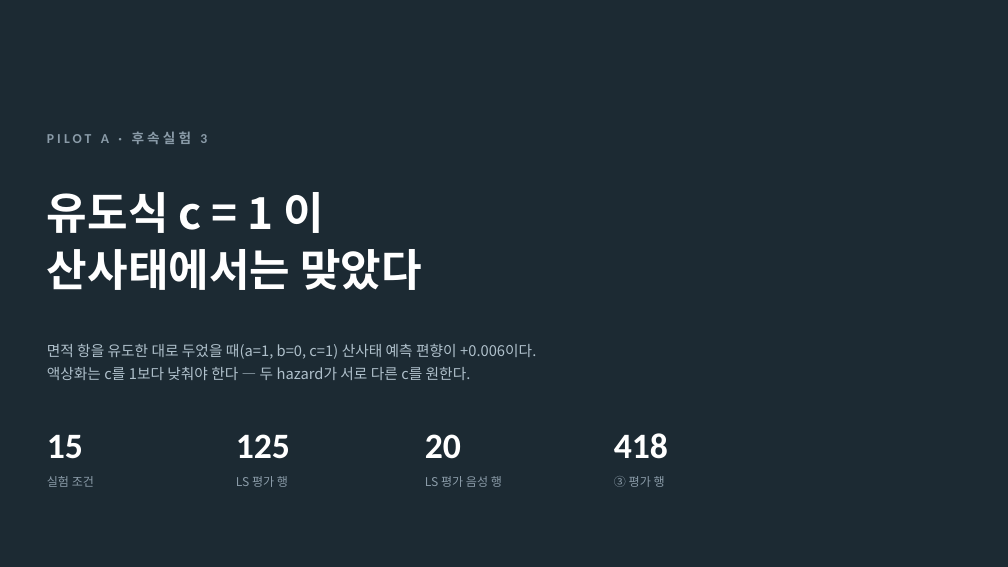
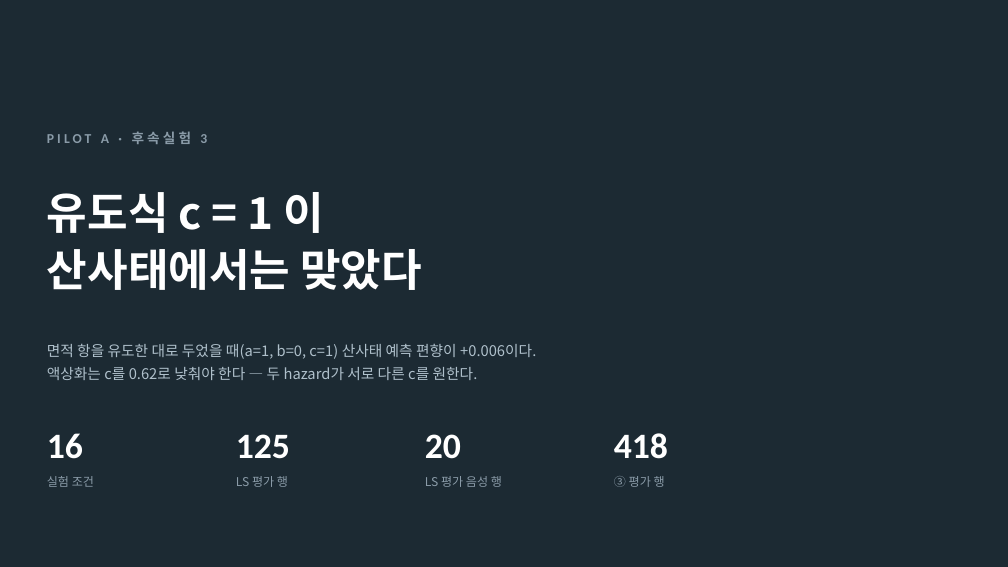
Before and after one commit to minji1217/pilotA-minji, a slide deck: slide 1 of docs/후속실험3_발표.pptx. Drawn at 1008x567 pixels with LibreOffice and Linux fonts; fonts in the diff are those of the drawing. Boxes give left, top, right and bottom in pixels: in the first picture for what was removed or moved away, otherwise in the second. Text is boxed around its words. In the diff, an @@ line names an element or a change of style, - is before the commit and + after.

```diff
--- a/docs/후속실험3_발표.pptx
+++ b/docs/후속실험3_발표.pptx
@@ text at <box>47,367,478,380</box>: text changed @@
-액상화는 c를 1보다 낮춰야 한다 — 두 hazard가 서로 다른 c를 원한다.
+액상화는 c를 0.62로 낮춰야 한다 — 두 hazard가 서로 다른 c를 원한다.
@@ text at <box>47,433,83,459</box>: text changed @@
-15
+16
```
Also in this commit, not shown: 7 other slides changed, 6 other files.
